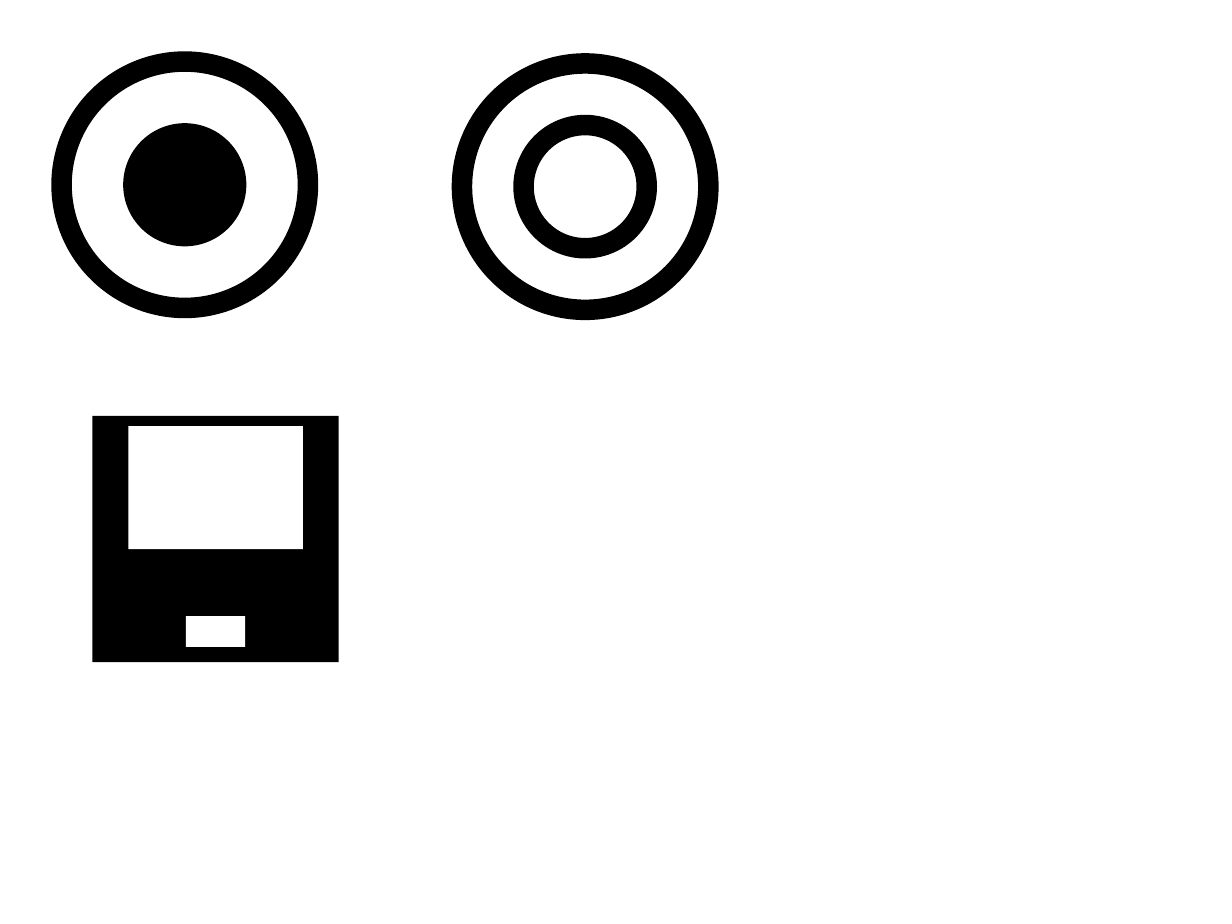
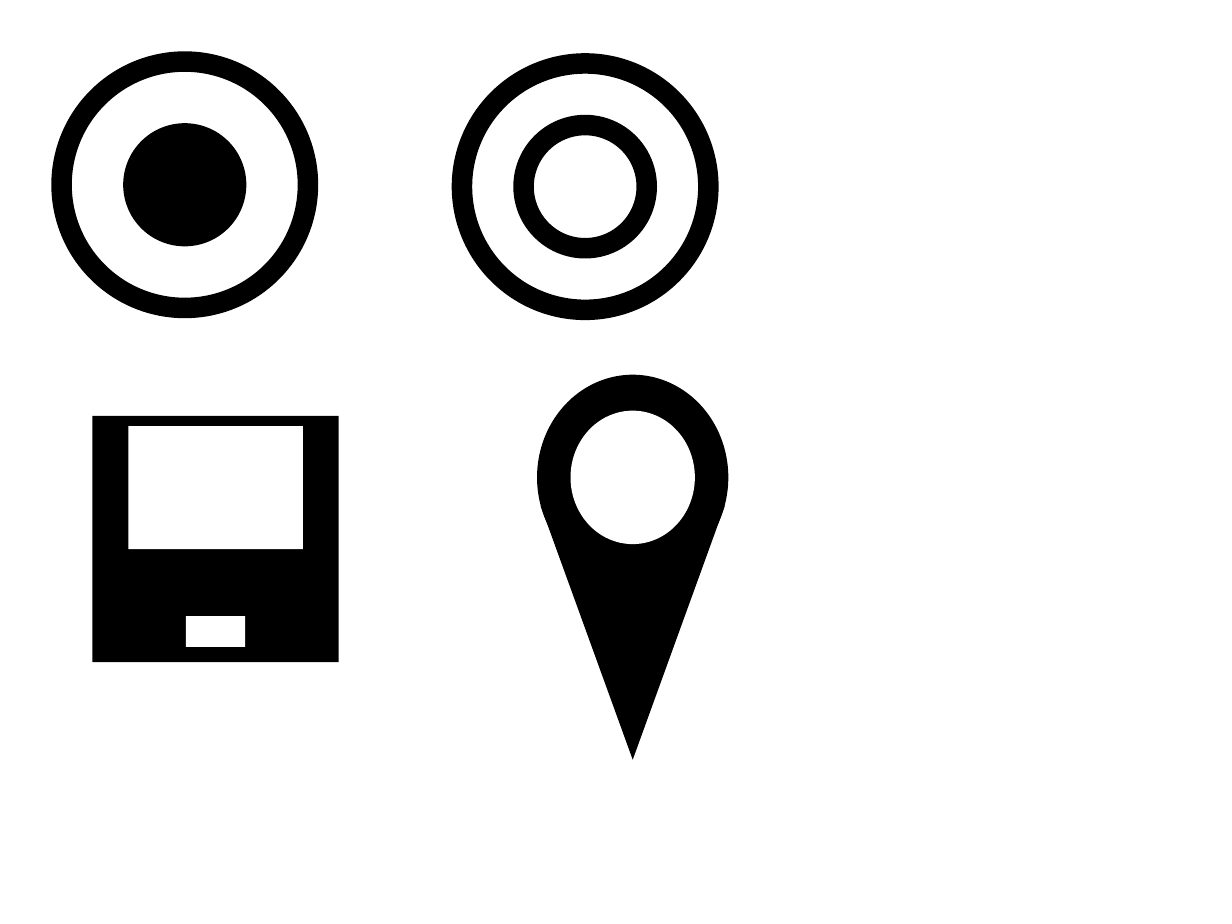
Before and after one commit to secret-city-wildbots/Autonomous-Path-Planner, a slide deck: slide 2 of Distribution/Image Development.pptx. Drawn at 1232x924 pixels with LibreOffice and Linux fonts; fonts in the diff are those of the drawing. Boxes give left, top, right and bottom in pixels: in the first picture for what was removed or moved away, otherwise in the second. Text is boxed around its words. In the diff, an @@ line names an element or a change of style, - is before the commit and + after.

```diff
--- a/Distribution/Image Development.pptx
+++ b/Distribution/Image Development.pptx
@@ ellipse added at [537,375,728,580], fill #000000 @@
@@ ellipse added at [570,410,695,543], fill #FFFFFF @@
@@ triangle added at [541,505,726,759], fill #000000 @@
```
Also in this commit, not shown: 8 other files.
